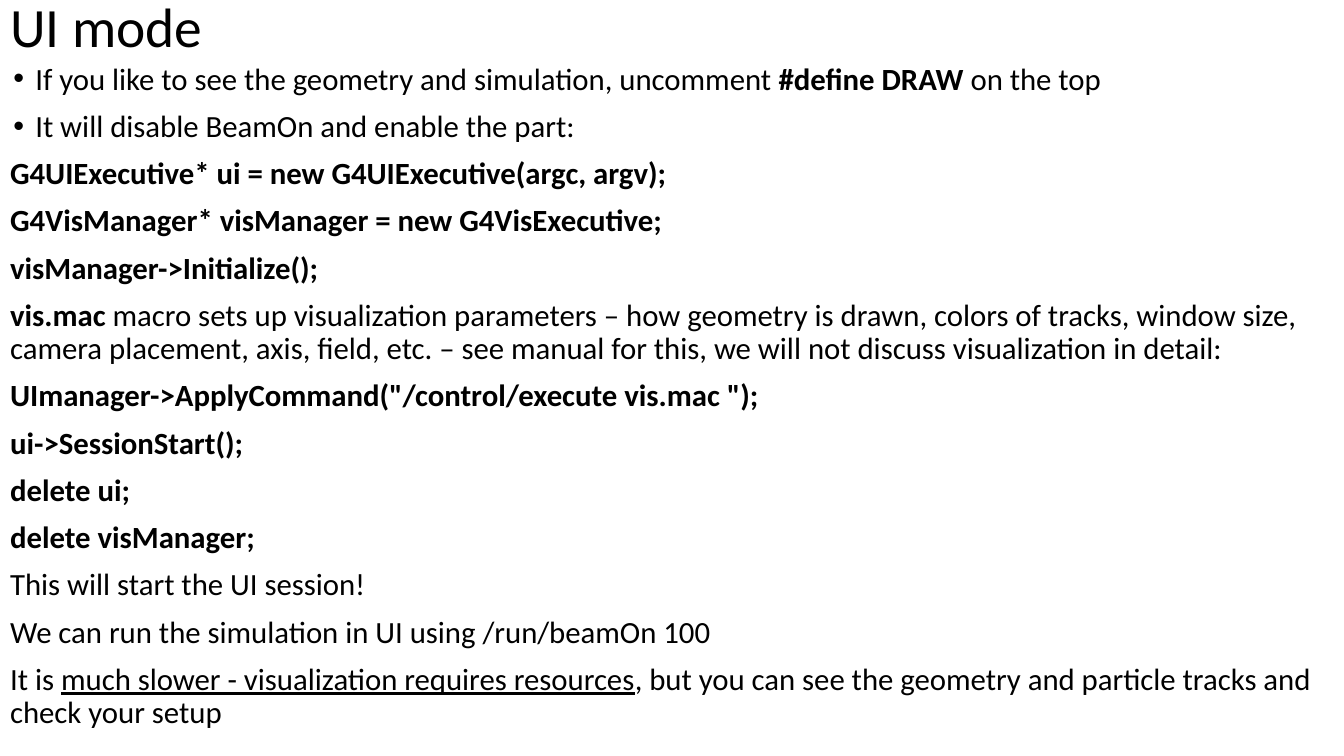
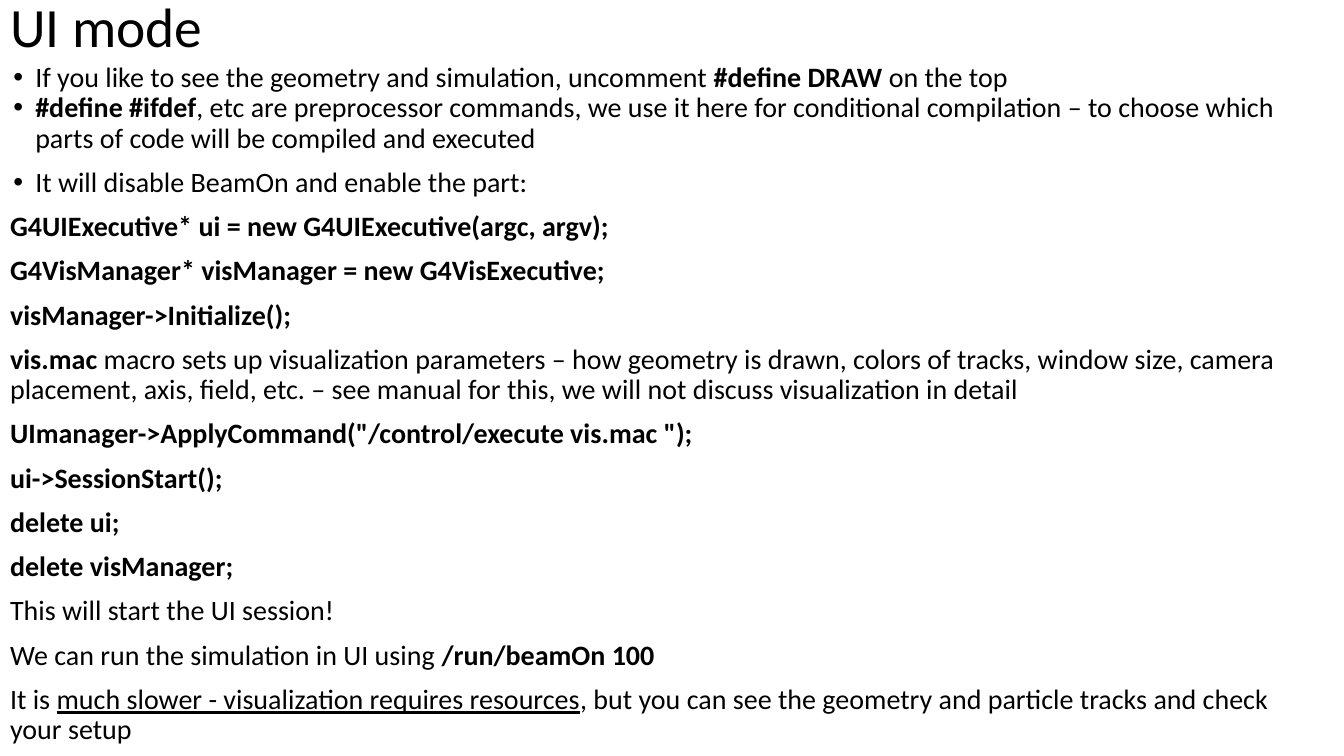
Before and after one commit to dima3551/geant4-course, a slide deck: slide 10 of 2-General-structure-of-Geant4-project/2 General structure of Geant4 project.pptx (slide 8 before the commit). Drawn at 1344x756 pixels with LibreOffice and Linux fonts; fonts in the diff are those of the drawing. Boxes give left, top, right and bottom in pixels: in the first picture for what was removed or moved away, otherwise in the second. Text is boxed around its words. In the diff, an @@ line names an element or a change of style, - is before the commit and + after.

```diff
--- a/2-General-structure-of-Geant4-project/2 General structure of Geant4 project.pptx
+++ b/2-General-structure-of-Geant4-project/2 General structure of Geant4 project.pptx
@@ text at <box>10,67,1268,744</box>: size 22 to 20 pt in "If you like to see the geometry ...", "It will disable BeamOn and enable the ...", "G4UIExecutive* ui = new G4UIExecutive(argc, argv);", "G4VisManager* visManager = new G4VisExecutive;" and 8 more places; bold on in "/run/beamOn 100" @@
@@ text at <box>35,97,1274,153</box>: paragraph added @@
+• #define #ifdef, etc are preprocessor commands, we use it here for conditional compilation – to choose which parts of code will be compiled and executed
@@ text at <box>10,349,1274,404</box>: text changed; size 22 to 20 pt @@
-vis.mac macro sets up visualization parameters – how geometry is drawn, colors of tracks, window size, camera placement, axis, field, etc. – see manual for this, we will not discuss visualization in detail:
+vis.mac macro sets up visualization parameters – how geometry is drawn, colors of tracks, window size, camera placement, axis, field, etc. – see manual for this, we will not discuss visualization in detail
```
Also in this commit, not shown: 9 other slides changed, 3 slides added, 1 other file.
